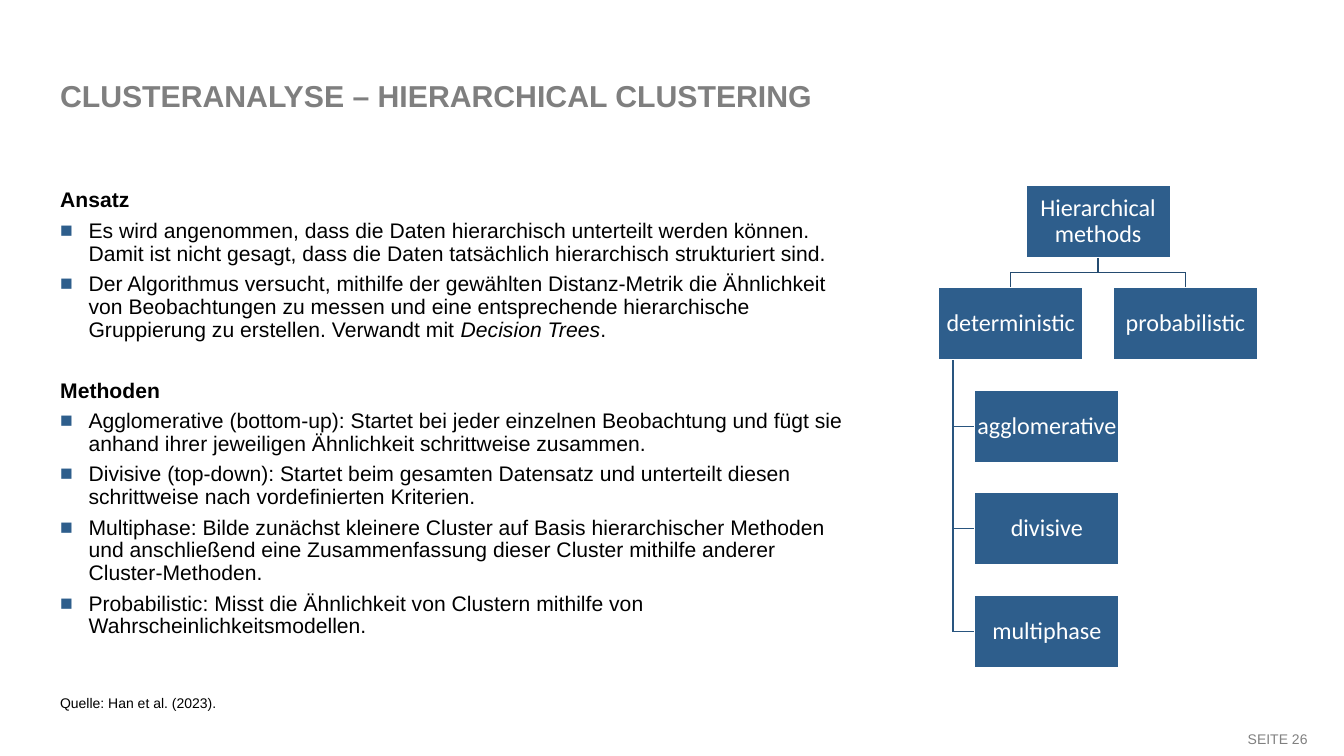
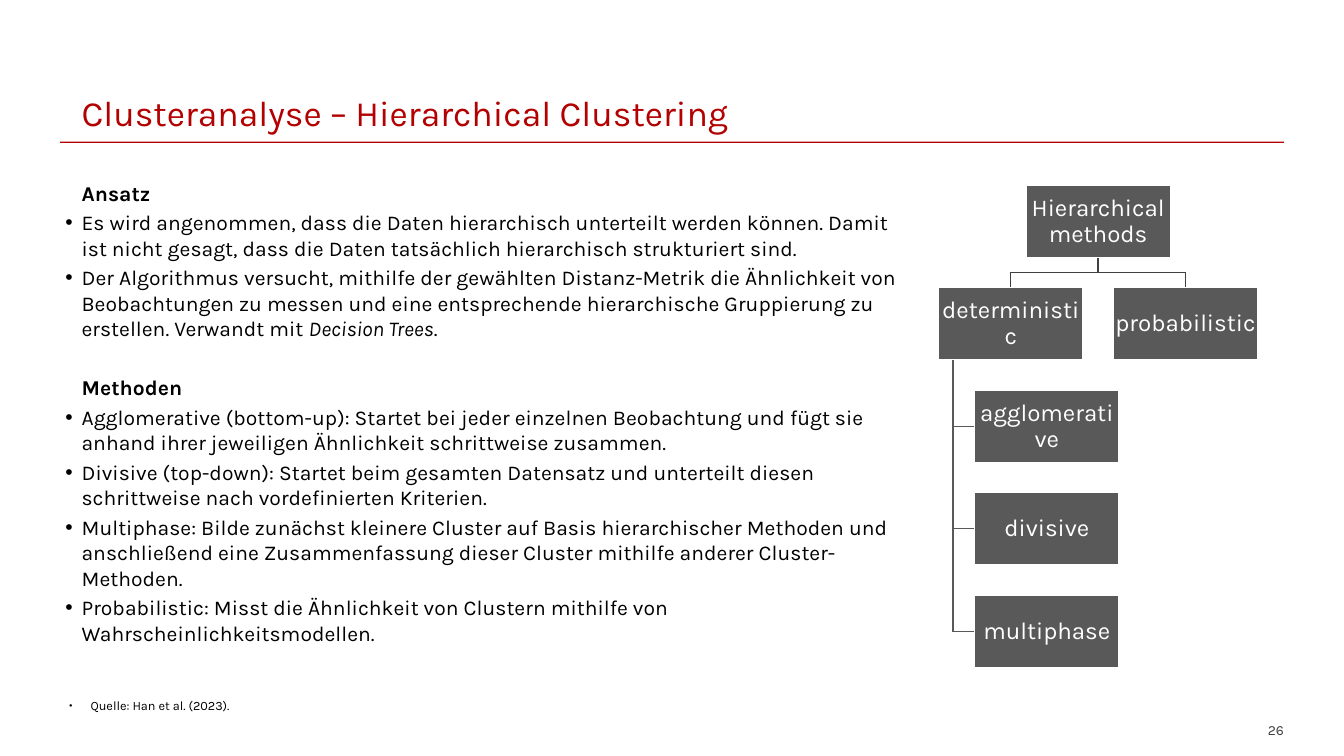
Before and after one commit to franzmohr/intro-data-mining-de, a slide deck: slide 26 of data-mining.odp. Drawn at 1344x756 pixels with LibreOffice and Linux fonts; fonts in the diff are those of the drawing. Boxes give left, top, right and bottom in pixels: in the first picture for what was removed or moved away, otherwise in the second. Text is boxed around its words. In the diff, an @@ line names an element or a change of style, - is before the commit and + after.

```diff
--- a/data-mining.odp
+++ b/data-mining.odp
@@ title "Clusteranalyse – Hierarchical Clustering" at (82,101,728,134): vertical alignment middle to bottom @@
@@ title at (82,101,728,134): text changed; size 23.8 to 28 pt; font Arial to Karla; text colour #7F7F7F to #B30000; bold off @@
-CLUSTERANALYSE – HIERARCHICAL CLUSTERING
+Clusteranalyse – Hierarchical Clustering
@@ line added from (60, 143) to (1284, 143), #B30000 0.99 pt @@
@@ text "Ansatz" at (82,187,896,642): font Arial to Karla; indent changed; line spacing 0.9 to 1; less space between paragraphs; bullet ■ to •; bullet colour #2E5E8C to #000000 @@
@@ freeform shape at (1010,258,1097,288): outline #254B70 0.99 pt to #404040 0.99 pt @@
@@ freeform shape at (1098,258,1185,288): outline #254B70 0.99 pt to #404040 0.99 pt @@
@@ font Calibri to Karla; fill #2E5E8C to #595959 in 6 elements at (1026,186,1170,258), (938,288,1083,360), (975,390,1119,463), (975,493,1119,565), (975,595,1119,667), (1114,288,1258,360) @@
@@ outline #2A557F 0.99 pt to #595959 0.99 pt in 3 elements at (953,360,975,632), (953,360,975,529), (953,360,975,427) @@
@@ text "Quelle: Han et al. (2023).": place and size @@
-text "Quelle: Han et al. (2023)." at (60,698,216,711)
+text "Quelle: Han et al. (2023)." at (91,701,230,712)
@@ text "Quelle: Han et al. (2023)." at (91,701,230,712): size 11 to 10 pt, font Arial to Karla; bullet none to ●; less space between paragraphs @@
@@ page number at (1268,726,1284,735): vertical alignment middle to bottom @@
@@ page number at (1268,726,1284,735): text changed; font Arial to Karla; text colour #808080 to #404040 @@
-SEITE 26
+26
```
Also in this commit, not shown: 31 other slides changed.
